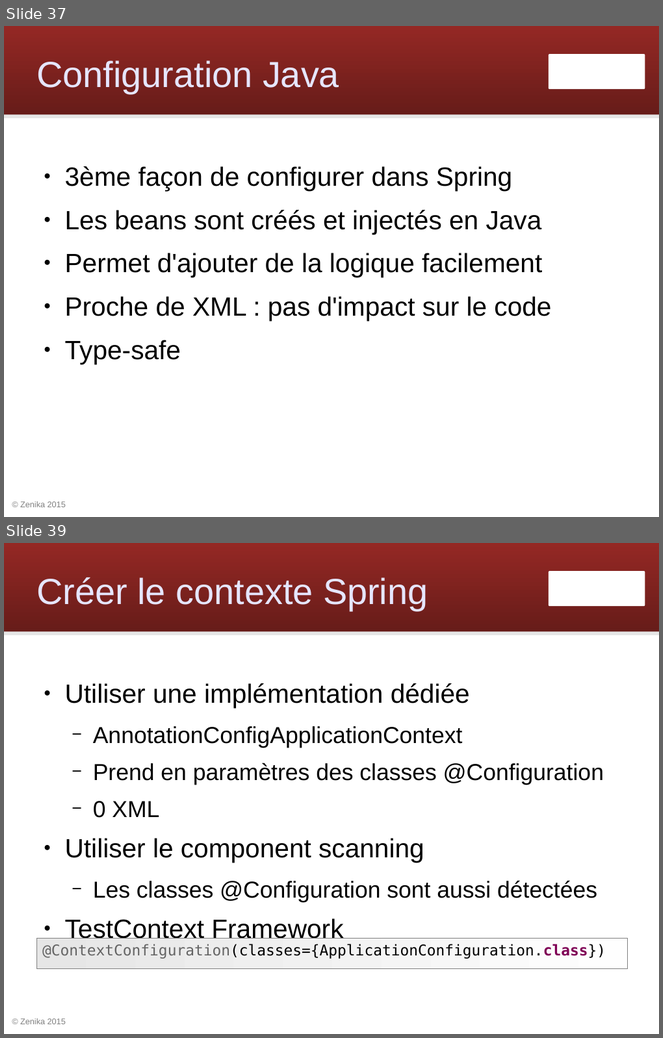
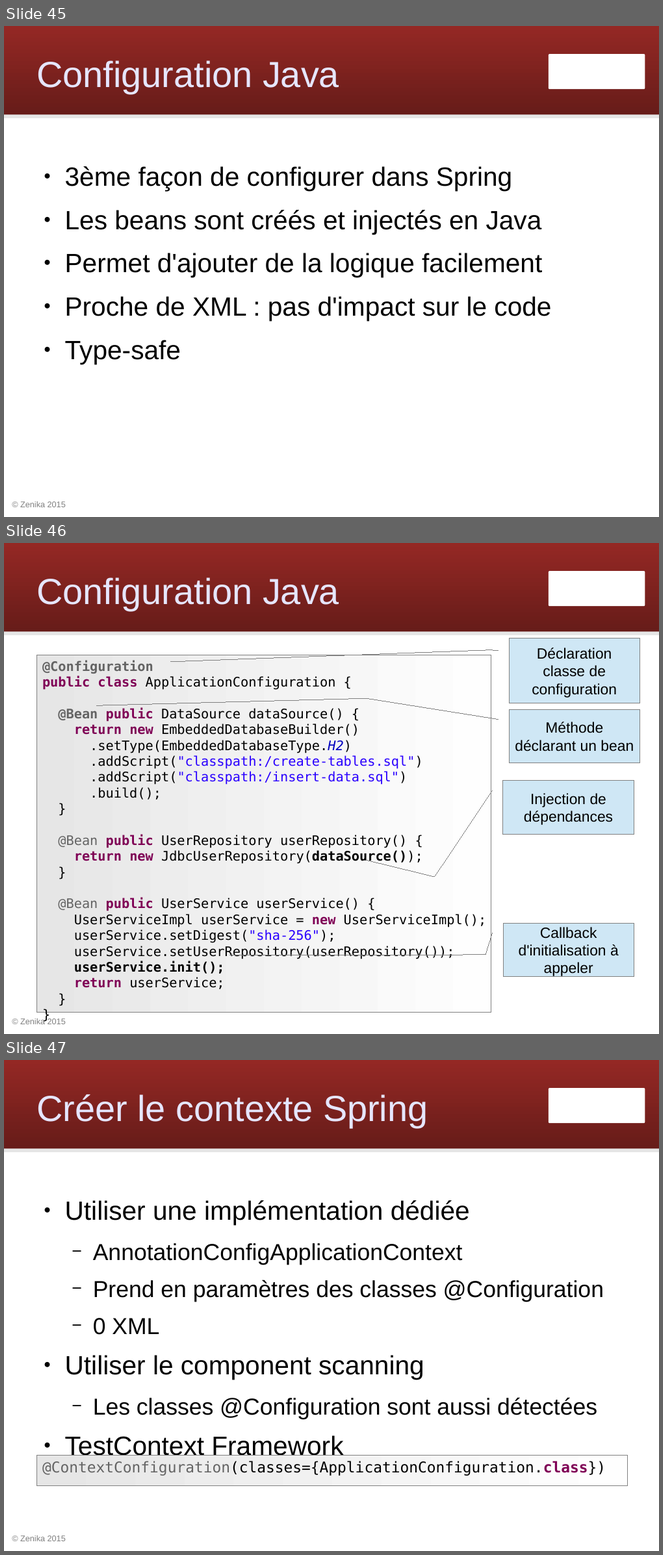
Before and after one commit to Zenika/workshop-spring-core, a slide deck: spring-workshop.odp. Shown one above the other, each under a label of ours: slides 37 and 39 before the commit, slides 45, 46 and 47 after it; the slides between them are not shown. The pictures are 663x1038 and 663x1555 pixels, drawn with LibreOffice and Linux fonts; fonts in the diff are those of the drawing; background and template pictures are left out. Boxes give left, top, right and bottom in pixels: in the first picture for what was removed or moved away, otherwise in the second. Text is boxed around its words. In the diff, an @@ line names an element or a change of style, - is before the commit and + after.

Commit message:
Commencer par la configuration Java

```diff
--- a/spring-workshop.odp
+++ b/spring-workshop.odp
@@ slide 46 added at <box>4,543,659,1034</box>, background #FFFFFF; not listed: 4 template elements that a slide beside it also shows @@
@@ title added at <box>36,577,339,610</box>, 44 pt, text #E6E6FF @@
+Configuration Java
@@ border callout added at <box>509,638,640,704</box>, fill #CFE7F5, outline #808080 0 pt, 18 pt, text #000000 @@
+Déclaration classe de configuration
@@ rectangle added at <box>36,655,492,1013</box>, fill gradient #E6E6E6 to #FEFEFE, outline #808080 0 pt, 16 pt, text #000000 @@
+@Configuration
+public class ApplicationConfiguration {
+@Bean public DataSource dataSource() {
+return new EmbeddedDatabaseBuilder()
+.setType(EmbeddedDatabaseType.H2)
+.addScript("classpath:/create-tables.sql")
+.addScript("classpath:/insert-data.sql")
+.build();
+}
+@Bean public UserRepository userRepository() {
+return new JdbcUserRepository(dataSource());
+}
+@Bean public UserService userService() {
+UserServiceImpl userService = new UserServiceImpl();
+userService.setDigest("sha-256");
+userService.setUserRepository(userRepository());
+userService.init();
+return userService;
+}
+}
@@ border callout added at <box>509,709,640,763</box>, fill #CFE7F5, outline #808080 0 pt, 18 pt, text #000000 @@
+Méthode déclarant un bean
@@ border callout added at <box>503,781,634,834</box>, fill #CFE7F5, outline #808080 0 pt, 18 pt, text #000000 @@
+Injection de dépendances
@@ border callout added at <box>503,923,634,977</box>, fill #CFE7F5, outline #808080 0 pt, 18 pt, text #000000 @@
+Callback d'initialisation à appeler
@@ what was slide 37 is now slide 45 @@
@@ what was slide 39 is now slide 47 @@
```
Also in this commit, not shown: 3 slides changed, 7 other slides added, 2 other files.
